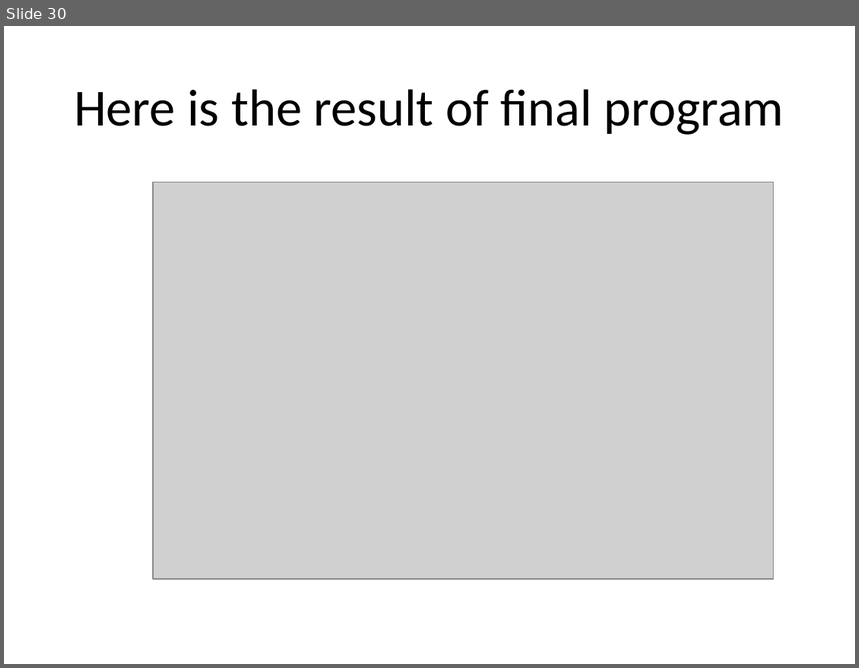
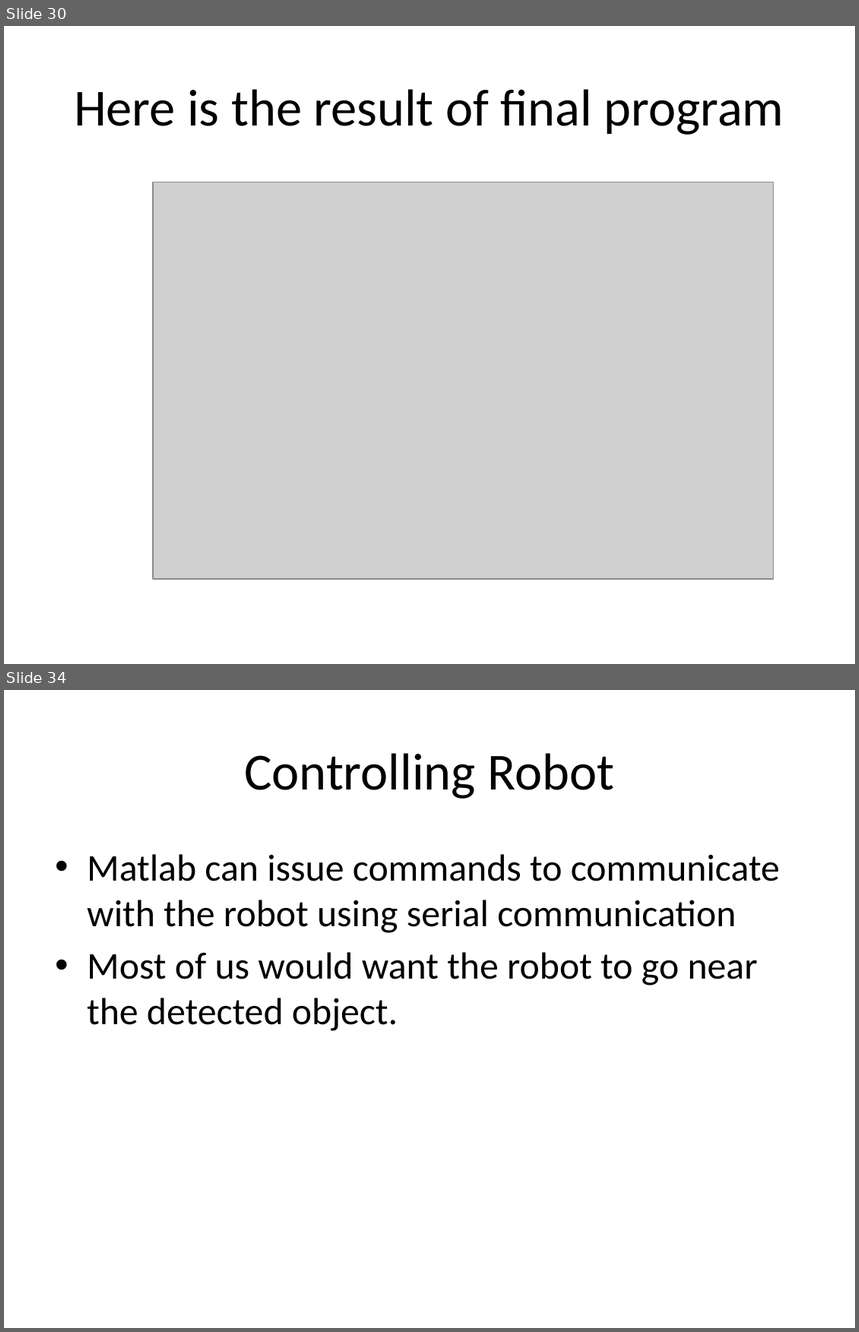
Before and after one commit to akshar100/Matlab-Image-Detection, a slide deck: Matlab and Image Detection.pptx. Shown one above the other, each under a label of ours: slide 30 before the commit, slides 30 and 34 after it; the slides between them are not shown. The pictures are 859x668 and 859x1332 pixels, drawn with LibreOffice and Linux fonts; fonts in the diff are those of the drawing; grey boxes stand for pictures. Boxes give left, top, right and bottom in pixels: in the first picture for what was removed or moved away, otherwise in the second. Text is boxed around its words. In the diff, an @@ line names an element or a change of style, - is before the commit and + after.

```diff
--- a/Matlab and Image Detection.pptx
+++ b/Matlab and Image Detection.pptx
@@ slide 34 added at (4, 690, 855, 1328), background #FFFFFF @@
@@ title added at (244, 753, 614, 799), 44 pt, text #000000 @@
+Controlling Robot
@@ text added at (87, 854, 780, 1031), 32 pt, text #000000 @@
+• Matlab can issue commands to communicate with the robot using serial communication
+• Most of us would want the robot to go near the detected object.
```
Also in this commit, not shown: 3 slides changed, 5 other slides added, 1 other file.
